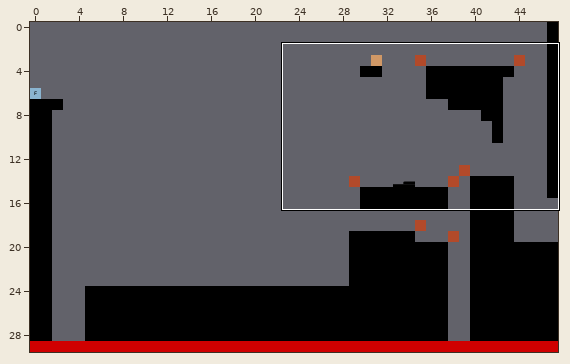
Level history. Tiled map: maps/level_06.tmx. The picture above shows the old version from afar; the outline marks the close-up.
Close-up. Before:
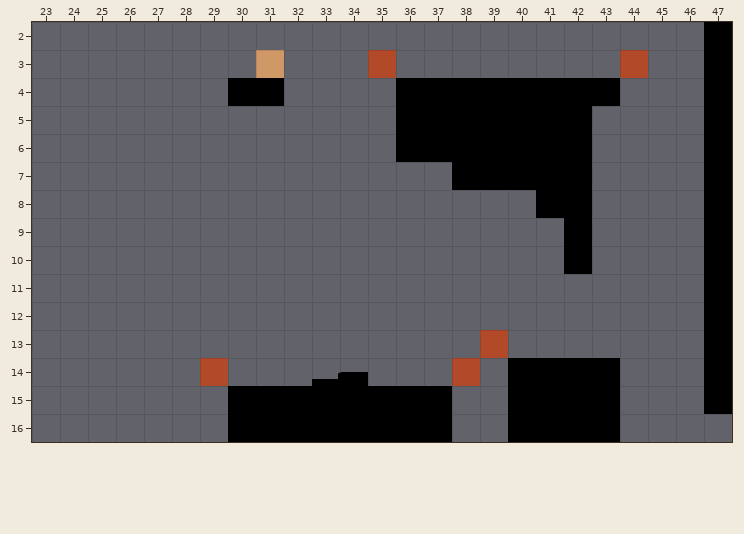
Cells are 64x64 px. Shown: x 23..47, y 2..16. The commit also changed other parts of the map, which this record leaves out.
The same view after the edit:
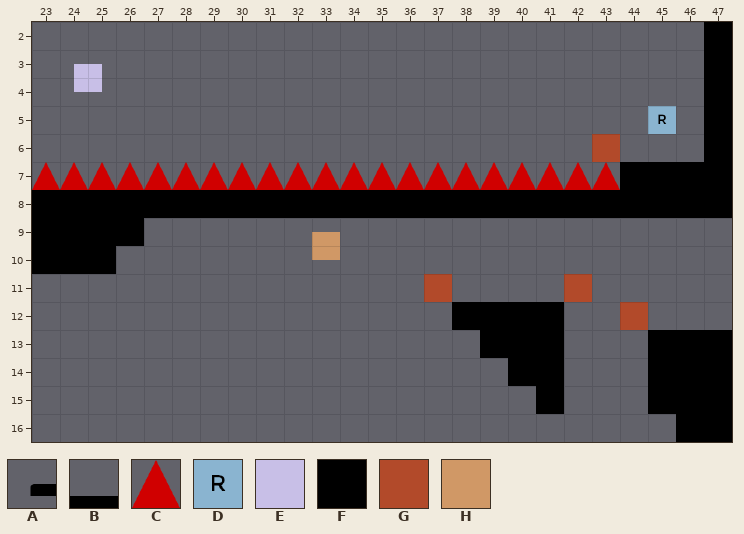
Key: from "placeholder_test": A 126, B 164; from "tileset": C 45, D 57, E 59, F 78, G 81, H 85.
_ is an empty cell.
Objects are placed by their top-left corner, in cells (3,4 is the top-left corner of cell 3,4); size is 1x1 cell unless given.
Tiles replaced or removed in this view: F, G.
Changes in this commit:
Changed rows in their new state; . is an unchanged cell.
Layer "layer_limits":
first column x 35:
 3 _........_
 4 .._.......
 6 ........G.
first column x 29:
11 ........G....G..
12 ...............G
13 .........._.....
14 _........_......
Layer "layer_platforms":
first column x 23:
 4 .......__....________....
 5 ............._______.....
 6 ............._______.....
 7 ..............._____.FFF.
 8 FFFFFFFFFFFFFFFFFF..FFFF.
 9 FFFF..............._...._
10 FFF................_...._
11 ........................_
12 ...............FFFF....._
13 ................FFF...FF.
14 ...................__.FF.
15 .......________.._.__.FF.
16 .......________..____..FF
Layer "SpawnRaven":
added: D at 45,5
Layer "RavenPlatform":
added: E at 24.5,3.5
Layer "Box":
added: H at 33,9.5
removed: H at 31,3
Layer "Pics":
added: C at 43,7
added: C at 42,7
added: C at 41,7
added: C at 40,7
added: C at 39,7
added: C at 38,7
added: C at 37,7
added: C at 36,7
added: C at 35,7
added: C at 34,7
added: C at 33,7
added: C at 32,7
added: C at 31,7
added: C at 30,7
added: C at 29,7
added: C at 28,7
added: C at 27,7
added: C at 26,7
added: C at 25,7
added: C at 24,7
added: C at 23,7
Layer "Button":
removed: A at 33,14 size 2x1
Layer "ButtonBase":
removed: B at 33,14 size 2x1
Where, in picture pixels (left, top, right, bottom), the same in both close-ups:
changed: (32, 50, 732, 442)
